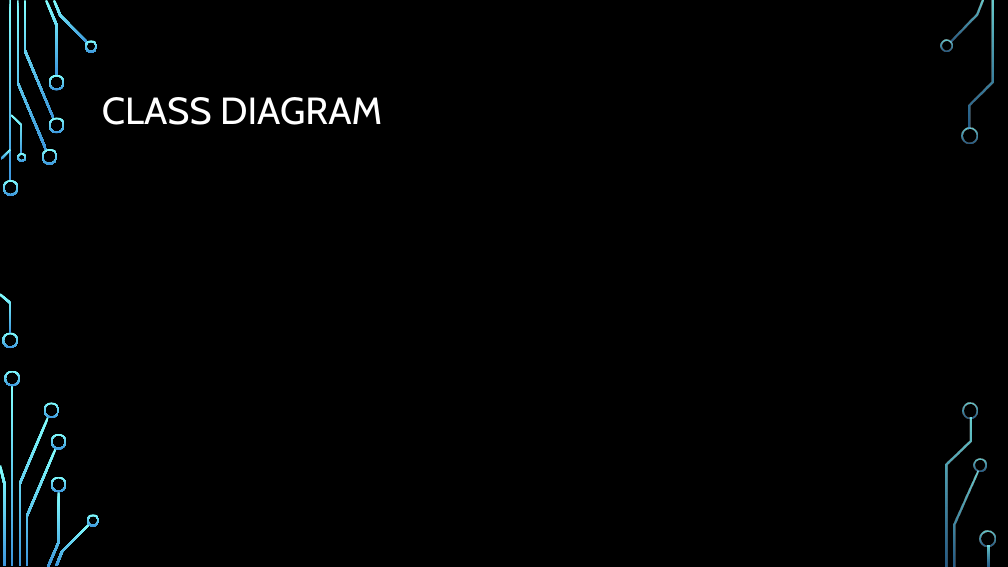
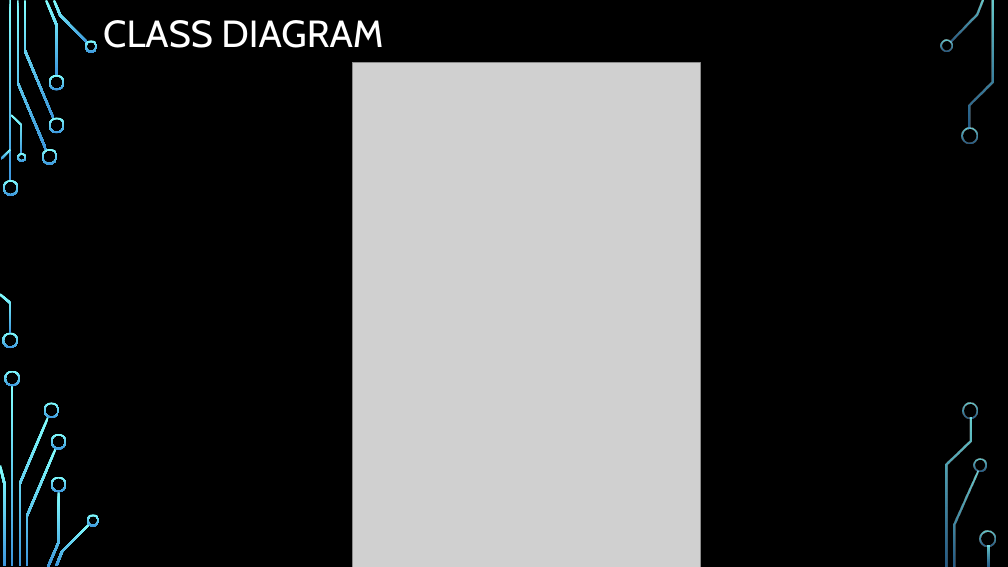
Before and after one commit to kacper97/NeuralNetworks, a slide deck: slide 6 of Presentation 3.pptx. Drawn at 1008x567 pixels with LibreOffice and Linux fonts; fonts in the diff are those of the drawing; grey boxes stand for pictures; background and template pictures are left out. Boxes give left, top, right and bottom in pixels: in the first picture for what was removed or moved away, otherwise in the second. Text is boxed around its words. In the diff, an @@ line names an element or a change of style, - is before the commit and + after.

Commit message:
updating presentation

```diff
--- a/Presentation 3.pptx
+++ b/Presentation 3.pptx
@@ title "CLASS DIAGRAM": place and size @@
-title "CLASS DIAGRAM" at bbox=[102, 97, 382, 125]
+title "CLASS DIAGRAM" at bbox=[103, 20, 383, 48]
@@ picture added at bbox=[353, 63, 700, 567] @@
```
Also in this commit, not shown: 4 other slides changed.
